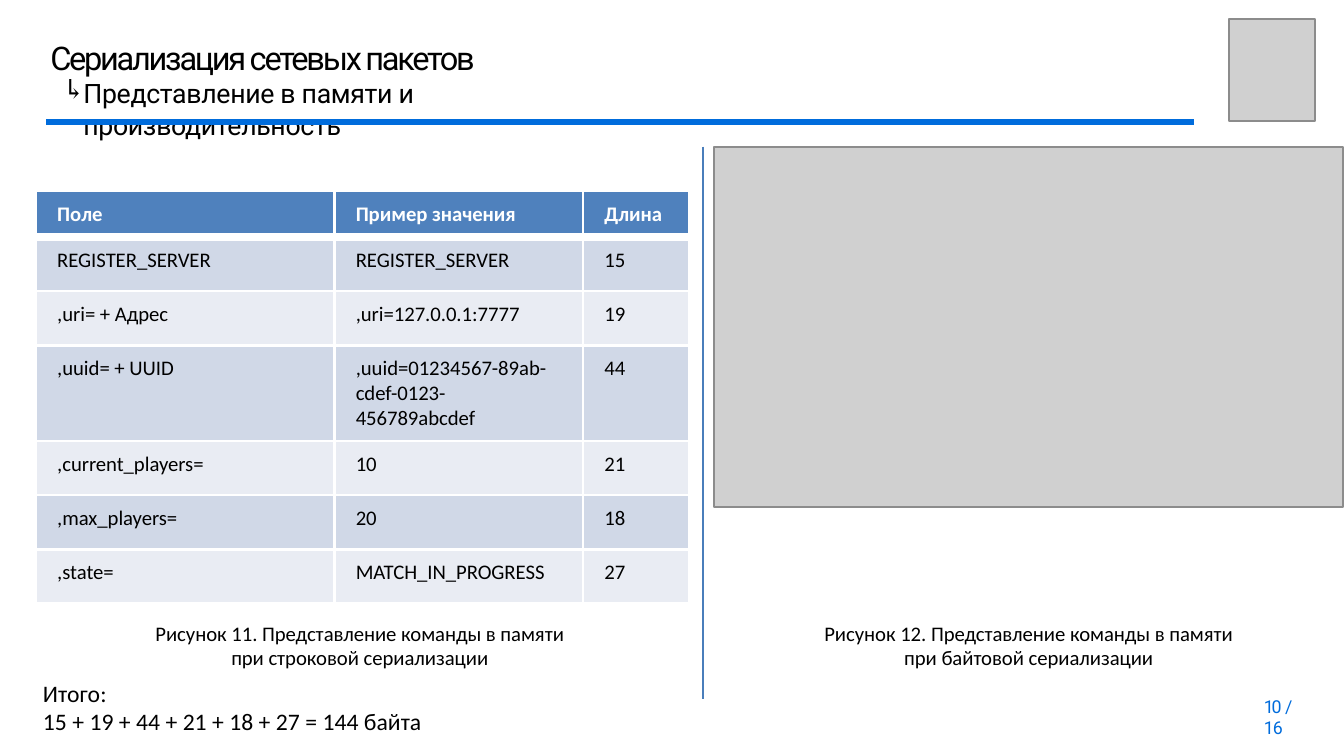
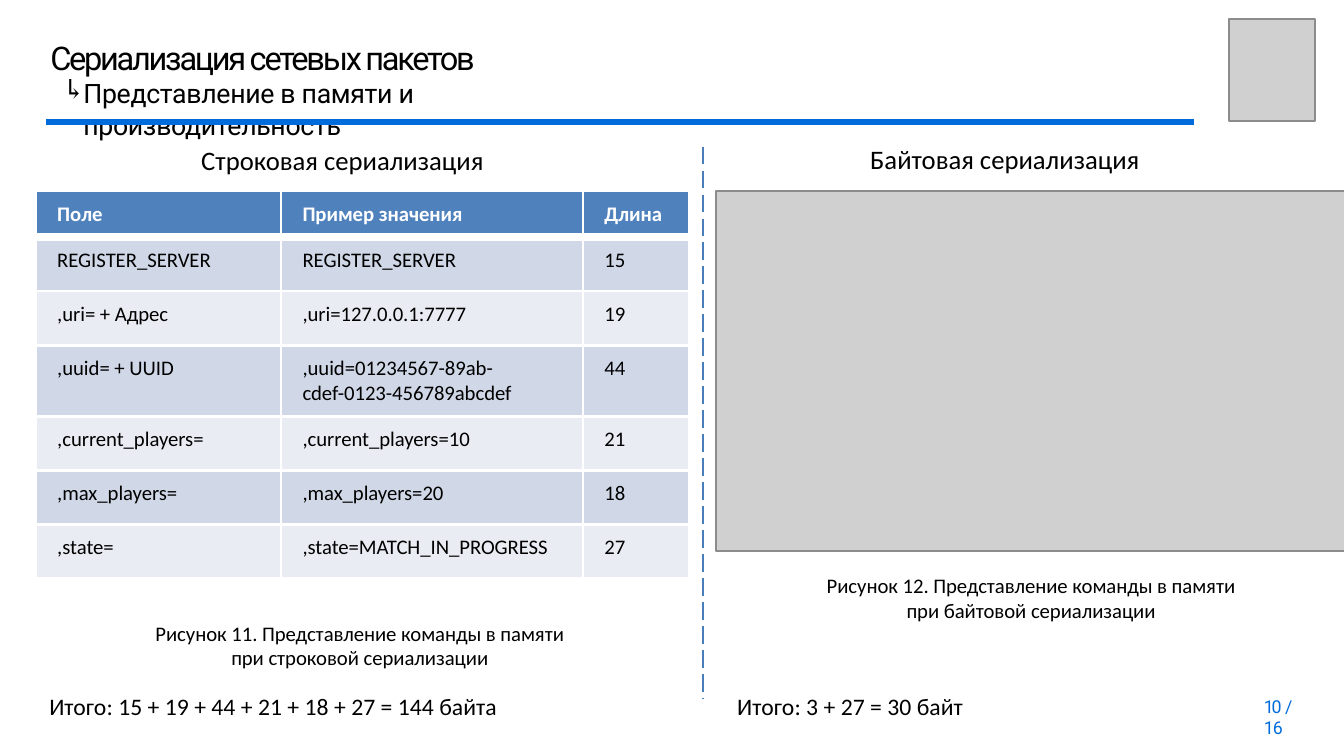
Before and after one commit to youngB0rrov/bmstu_doc, a slide deck: slide 10 of Master/Diploma/presentation/Презентация.pptx. Drawn at 1344x756 pixels with LibreOffice and Linux fonts; fonts in the diff are those of the drawing; grey boxes stand for pictures; background and template pictures are left out. Boxes give left, top, right and bottom in pixels: in the first picture for what was removed or moved away, otherwise in the second. Text is boxed around its words. In the diff, an @@ line names an element or a change of style, - is before the commit and + after.

```diff
--- a/Master/Diploma/presentation/Презентация.pptx
+++ b/Master/Diploma/presentation/Презентация.pptx
@@ line (703, 147) - (703, 699): stroke #4B7EBC 0.75 pt to #4B7EBC 0.75 pt dashed @@
@@ text added at (201,152,483,175), 9 pt, text #000000 @@
+Строковая сериализация
@@ text added at (870,151,1139,174), 9 pt, text #000000 @@
+Байтовая сериализация
@@ table at (36,192,690,579) @@
-row 5, column 2: 10
+row 5, column 2: ,current_players=10
-row 6, column 2: 20
+row 6, column 2: ,max_players=20
-row 7, column 2: MATCH_IN_PROGRESS
+row 7, column 2: ,state=MATCH_IN_PROGRESS
@@ picture: place and size @@
-picture at (714,147,1342,507)
+picture at (716,192,1344,552)
@@ text "Рисунок 12. Представление команды в ...": place and size @@
-text "Рисунок 12. Представление команды в ..." at (824,627,1232,669)
+text "Рисунок 12. Представление команды в ..." at (827,579,1235,622)
@@ text at (49,699,496,715): text changed @@
-Итого:
-15 + 19 + 44 + 21 + 18 + 27 = 144 байта
+Итого: 15 + 19 + 44 + 21 + 18 + 27 = 144 байта
@@ text added at (737,699,963,715), 8 pt, text #000000 @@
+Итого: 3 + 27 = 30 байт
```
Also in this commit, not shown: 5 other slides changed, 2 slides added, 3 slides removed, 1 other file.
